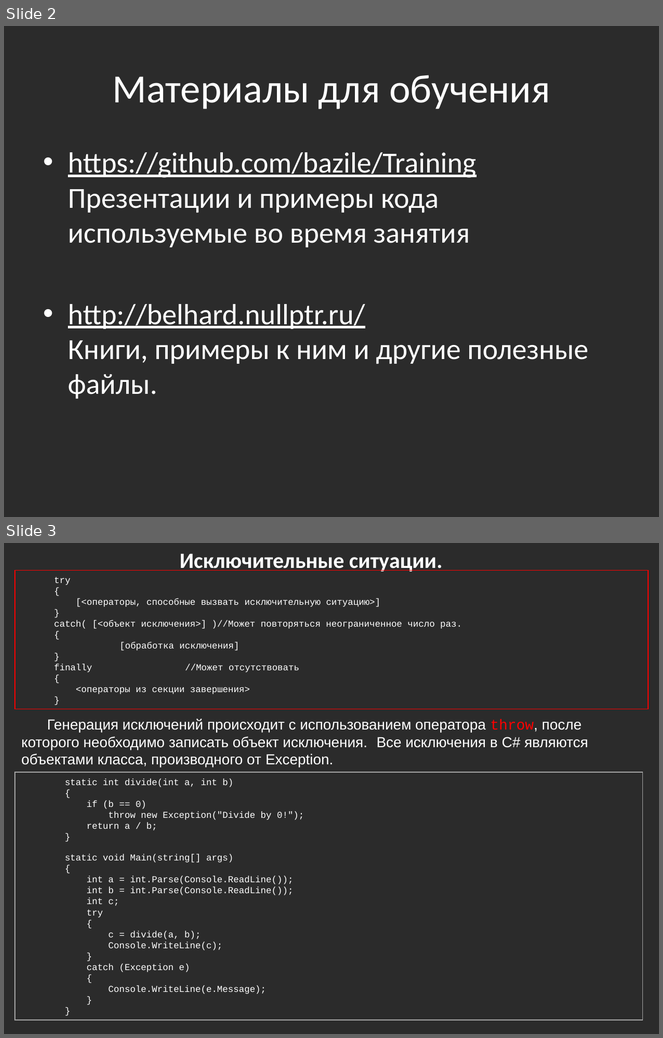
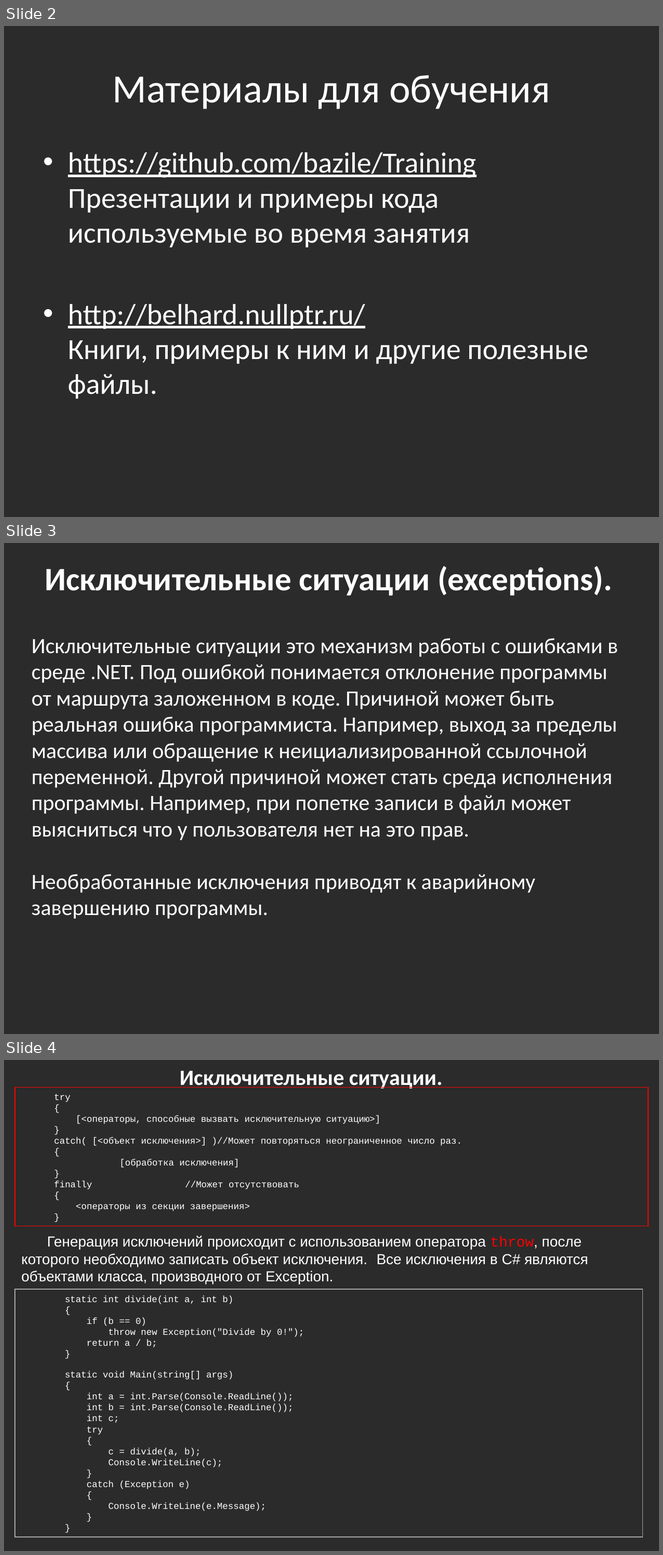
Before and after one commit to bazile/Training, a slide deck: Presentation/lesson-04-io.pptx. Shown one above the other, each under a label of ours: slides 2 and 3 before the commit, slides 2, 3 and 4 after it. The pictures are 663x1038 and 663x1555 pixels, drawn with LibreOffice and Linux fonts; fonts in the diff are those of the drawing; background and template pictures are left out; a plain dark background stands for a picture behind light text. Boxes give left, top, right and bottom in pixels: in the first picture for what was removed or moved away, otherwise in the second. Text is boxed around its words. In the diff, an @@ line names an element or a change of style, - is before the commit and + after.

```diff
--- a/Presentation/lesson-04-io.pptx
+++ b/Presentation/lesson-04-io.pptx
@@ slide 3 added at <box>4,543,659,1034</box>, background picture (left out) @@
@@ text added at <box>45,566,612,596</box>, 36 pt, text #FFFFFF, bold @@
+Исключительные ситуации (exceptions).
@@ text added at <box>32,638,618,919</box>, 24 pt, text #FFFFFF @@
+Исключительные ситуации это механизм работы с ошибками в среде .NET. Под ошибкой понимается отклонение программы от маршрута заложенном в коде. Причиной может быть реальная ошибка программиста. Например, выход за пределы массива или обращение к неициализированной ссылочной переменной. Другой причиной может стать среда исполнения программы. Например, при попетке записи в файл может выясниться что у пользователя нет на это прав.
+Необработанные исключения приводят к аварийному завершению программы.
@@ what was slide 3 is now slide 4 @@
```
Also in this commit, not shown: 2 other files.
